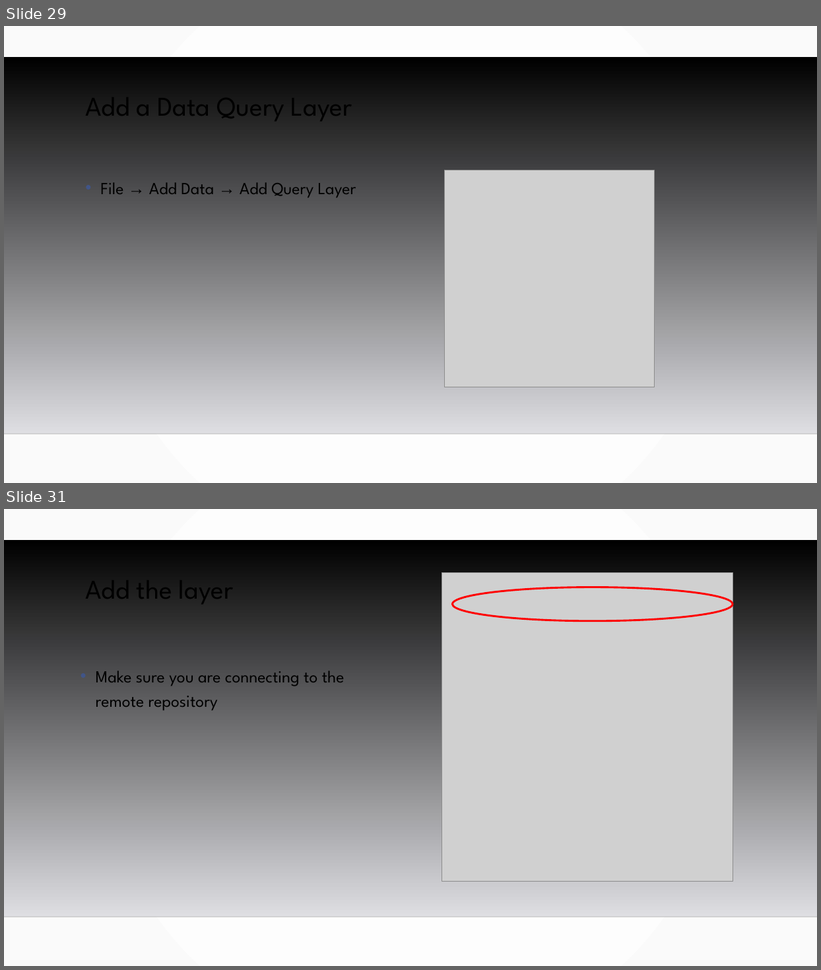
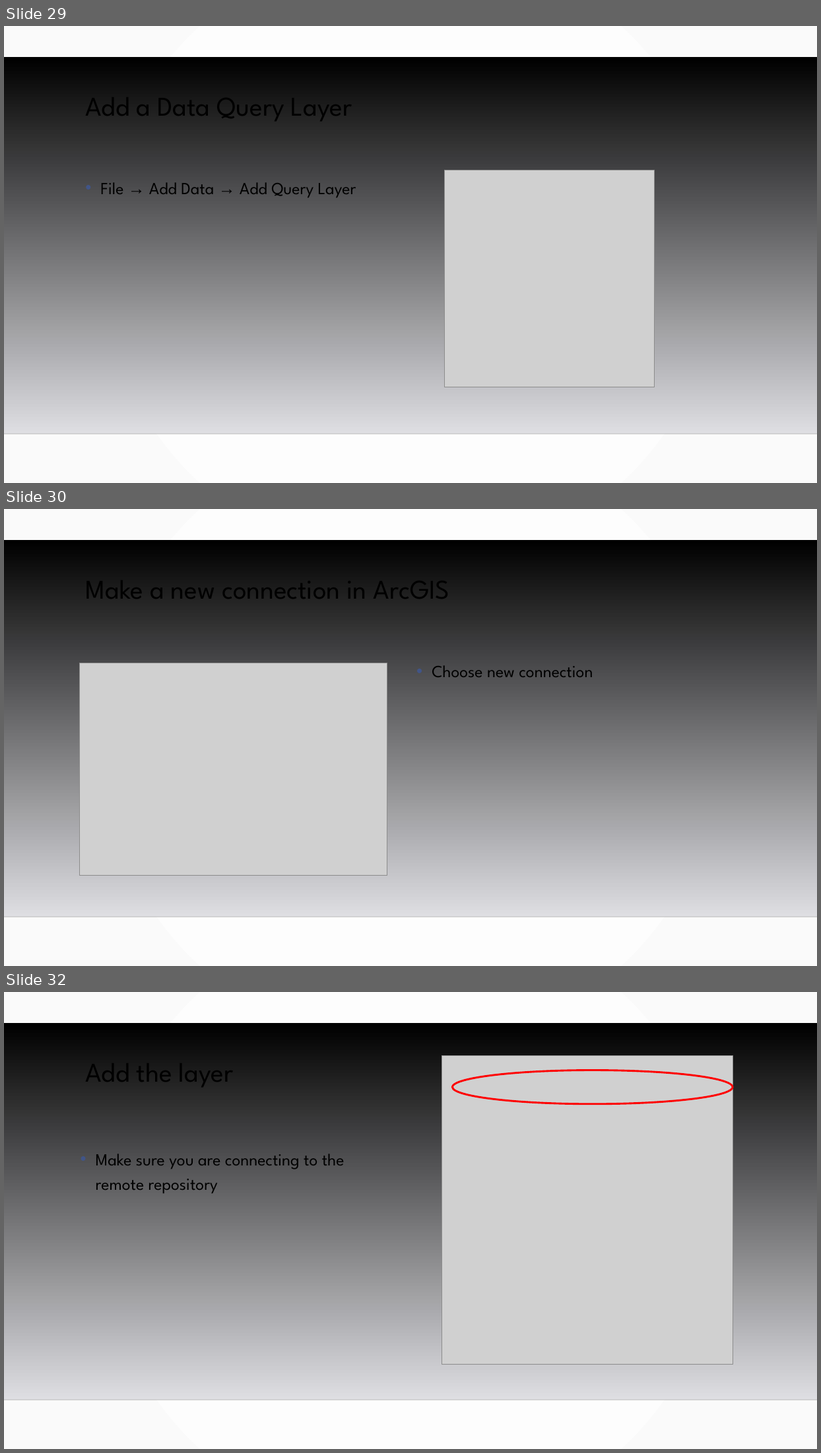
Before and after one commit to MGIS-UMN/GIS5577_week10, a slide deck: Creating_geospatial_services.odp. Shown one above the other, each under a label of ours: slides 29 and 31 before the commit, slides 29, 30 and 32 after it; the slides between them are not shown. The pictures are 821x970 and 821x1453 pixels, drawn with LibreOffice and Linux fonts; fonts in the diff are those of the drawing; grey boxes stand for pictures; background and template pictures are left out. Boxes give left, top, right and bottom in pixels: in the first picture for what was removed or moved away, otherwise in the second. Text is boxed around its words. In the diff, an @@ line names an element or a change of style, - is before the commit and + after.

```diff
--- a/Creating_geospatial_services.odp
+++ b/Creating_geospatial_services.odp
@@ slide 30 added at (x1=4, y1=509, x2=817, y2=966), background gradient #FFFFFF to #FAFAFA; not listed: 2 template elements that a slide beside it also shows @@
@@ title added at (x1=86, y1=568, x2=450, y2=609), 32 pt, text #000000 @@
+Make a new connection in ArcGIS
@@ picture added at (x1=80, y1=663, x2=387, y2=876) @@
@@ text added at (x1=432, y1=665, x2=593, y2=677), 20 pt, text #000000 @@
+• Choose new connection
@@ what was slide 31 is now slide 32 @@
```
Also in this commit, not shown: 2 slides changed, 1 other slide added, 1 slide removed.
